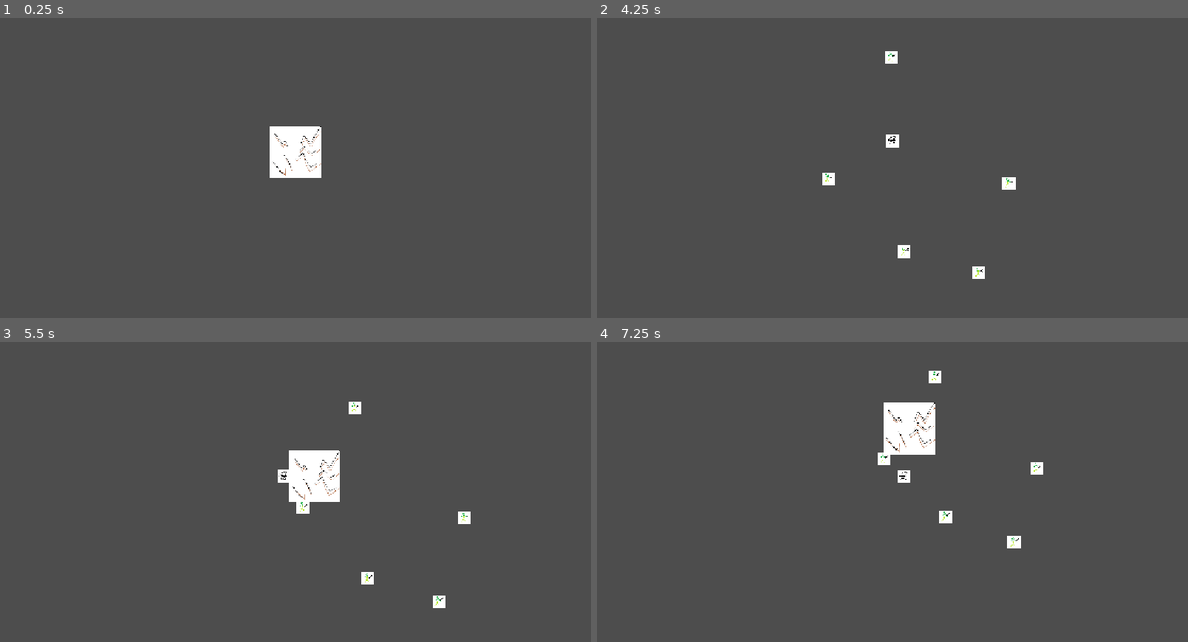
Above: before the commit, frames 1-4 (two rows, left to right).
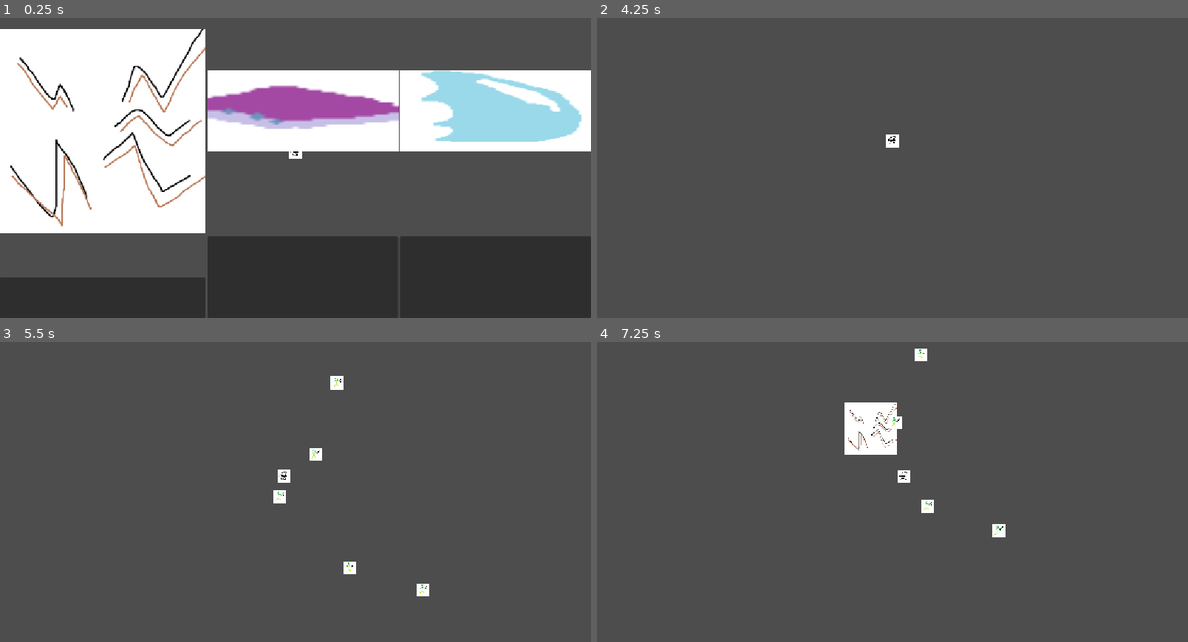
Above: after the commit, the same moments.

Repository: flowerFawn/XP-Based-Leveling
Game: Godot game, scene res://scenes/world.tscn
Two runs of this game, one before a commit and one after it. Both use one fixed random seed, a clock stepped at 60 frames per second and the inputs below. The engine's default icon, where the game draws it, is replaced by a stand-in: a white triangle on a blue panel in a dark square.
Inputs (mouse positions are in pixels of both pictures, inside the frame that each line leads up to):
- Up to frame 1 (0.25 s): no input
- Up to frame 2 (4.25 s): click (697, 297) at 0.52 s; tap Enter at 1.25 s; hold D (player_right) 1.28-2.03 s; hold S (player_down) 2.03-2.78 s; hold D (player_right) 2.78-3.53 s; hold W (player_up) from 3.53 s (still down)
- Up to frame 3 (5.5 s): release W (player_up) at 4.28 s; hold A (player_left) from 4.28 s (still down)
- Up to frame 4 (7.25 s): release A (player_left) at 5.78 s; hold S (player_down) 5.78-6.53 s; hold D (player_right) from 6.53 s (still down)

The runs differ from the first frame. In frame 1, 63% of the frame differs, in the area x 0-100%, y 3-100%; in frame 2, 0.5%; in frame 3, 2.2%; in frame 4, 3.0%.

Commit message:
basic menu for picking spells
doesn't tell you much about the spell, and needs a lot of polishing, but it works and that is the main thing

Diff:
--- /dev/null
+++ b/scenes/menu/spell_option_box.tscn
@@ -0,0 +1,29 @@
+[gd_scene load_steps=2 format=3 uid="uid://cs5x04qv7e47i"]
+
+[ext_resource type="Script" uid="uid://c7yn1pfg4o48w" path="res://scripts/spell_option_box.gd" id="1_yofxw"]
+
+[node name="SpellOptionBox" type="VBoxContainer" node_paths=PackedStringArray("name_label", "icon", "desc_label", "button")]
+size_flags_horizontal = 3
+script = ExtResource("1_yofxw")
+name_label = NodePath("SpellName")
+icon = NodePath("SpellIcon")
+desc_label = NodePath("SpellDesc")
+button = NodePath("SpellButton")
+
+[node name="SpellName" type="Label" parent="."]
+layout_mode = 2
+size_flags_vertical = 7
+
+[node name="SpellIcon" type="TextureRect" parent="."]
+layout_mode = 2
+size_flags_vertical = 7
+
+[node name="SpellDesc" type="Label" parent="."]
+layout_mode = 2
+size_flags_vertical = 7
+
+[node name="SpellButton" type="Button" parent="."]
+layout_mode = 2
+size_flags_vertical = 7
+
+[connection signal="pressed" from="SpellButton" to="." method="_on_spell_button_pressed"]
--- /dev/null
+++ b/scenes/menu/spell_option_menu.tscn
@@ -0,0 +1,14 @@
+[gd_scene load_steps=2 format=3 uid="uid://bol0i1wwwklsj"]
+
+[ext_resource type="Script" uid="uid://b56sq8u8n4g4d" path="res://scripts/spell_option_menu.gd" id="1_tpnae"]
+
+[node name="CanvasLayer" type="CanvasLayer"]
+
+[node name="SpellOptionMenu" type="HBoxContainer" parent="."]
+visible = false
+anchors_preset = 15
+anchor_right = 1.0
+anchor_bottom = 1.0
+grow_horizontal = 2
+grow_vertical = 2
+script = ExtResource("1_tpnae")
--- a/scenes/world.tscn
+++ b/scenes/world.tscn
@@ -1,27 +1,16 @@
-[gd_scene load_steps=4 format=3 uid="uid://dp1bn4tu70hr6"]
+[gd_scene load_steps=5 format=3 uid="uid://dp1bn4tu70hr6"]
 
+[ext_resource type="Script" uid="uid://b0pcojyqof33i" path="res://scenes/world_controller.gd" id="1_4wyf3"]
 [ext_resource type="PackedScene" uid="uid://dt2i2obb5kodu" path="res://scenes/character.tscn" id="1_nnsk1"]
 [ext_resource type="PackedScene" uid="uid://bedklbg6qvuot" path="res://scenes/game_controller.tscn" id="2_rwgxs"]
+[ext_resource type="PackedScene" uid="uid://bol0i1wwwklsj" path="res://scenes/menu/spell_option_menu.tscn" id="4_k0juu"]
 
-[sub_resource type="GDScript" id="GDScript_nnsk1"]
-resource_name = "quick world thing"
-script/source = "extends Node2D
-
-
-# Called when the node enters the scene tree for the first time.
-func _ready() -> void:
-	var rnd:RandomNumberGenerator = RandomNumberGenerator.new()
-	for x in range(0, 0):
-		var e:Enemy = Enemy.new_enemy(preload(\"uid://bg3osrk3a4ni5\"))
-		e.position = Vector2(rnd.randi_range(0, 1920), rnd.randi_range(0, 1080))
-		add_child(e, true)
-
-	GameInfo.projectile_holder = $ProjectileHolder
-	GameInfo.enemy_holder = $EnemyHolder
-"
-
-[node name="Node2D" type="Node2D"]
-script = SubResource("GDScript_nnsk1")
+[node name="WorldController" type="Node2D" node_paths=PackedStringArray("projectile_holder", "enemy_holder", "game_controller", "spell_option_menu")]
+script = ExtResource("1_4wyf3")
+projectile_holder = NodePath("ProjectileHolder")
+enemy_holder = NodePath("EnemyHolder")
+game_controller = NodePath("GameController")
+spell_option_menu = NodePath("SpellOptionMenu/SpellOptionMenu")
 
 [node name="CharacterBody2D" parent="." instance=ExtResource("1_nnsk1")]
 position = Vector2(1399, 1557)
@@ -31,3 +20,8 @@
 [node name="ProjectileHolder" type="Node2D" parent="."]
 
 [node name="EnemyHolder" type="Node2D" parent="."]
+
+[node name="SpellOptionMenu" parent="." instance=ExtResource("4_k0juu")]
+process_mode = 3
+
+[editable path="SpellOptionMenu"]
--- /dev/null
+++ b/scenes/world_controller.gd
@@ -0,0 +1,11 @@
+extends Node2D
+
+@export var projectile_holder:Node2D
+@export var enemy_holder:Node2D
+@export var game_controller:Node
+@export var spell_option_menu:SpellOptionMenu
+
+func _ready() -> void:
+	GameInfo.projectile_holder = projectile_holder
+	GameInfo.enemy_holder = enemy_holder
+	SpellShop.spell_option_menu = spell_option_menu
--- a/scripts/autoloads/spell_shop.gd
+++ b/scripts/autoloads/spell_shop.gd
@@ -1,4 +1,6 @@
 extends Node
+
+var spell_option_menu:SpellOptionMenu
 
 var spell_xp:float = 0:
 	set(value):
@@ -6,24 +8,43 @@
 		if spell_xp >= next_required_xp:
 			spell_xp -= next_required_xp
 			next_required_xp += 4
-			call_deferred(&"award_spell")
+			call_deferred(&"award_spell_option")
 var next_required_xp:float = 10
 var current_spell_pool:Array[Spell] = [load("uid://7vmgb80p33sl"),
 load("uid://ciomfgvjduepp"), load("uid://dh4308dsgb1xc")]
 
-func award_spell() -> void:
+##Not used outside of testing
+func award_random_spell() -> void:
 	#for now just fully random what spell you get
 	if current_spell_pool.is_empty():
 		return
-	var picked_spell_index:int = GameInfo.rnd.randi_range(0, len(current_spell_pool) - 1)
-	var new_spell:Spell = current_spell_pool.pop_at(picked_spell_index)
+	var new_spell:Spell = pop_random_spell()
 	GameInfo.player.add_spell(new_spell)
 	if new_spell.next_upgrade != null:
 		add_spell_to_pool(new_spell.next_upgrade)
+
+func get_random_spell() -> Spell:
+	var picked_spell_index:int = GameInfo.rnd.randi_range(0, len(current_spell_pool) - 1)
+	return current_spell_pool[picked_spell_index]
+
+func pop_random_spell() -> Spell:
+	var picked_spell_index:int = GameInfo.rnd.randi_range(0, len(current_spell_pool) - 1)
+	return current_spell_pool.pop_at(picked_spell_index)
+
 
 func add_spell_to_pool(spell:Spell) -> void:
 	current_spell_pool.append(spell)
 
 func _ready() -> void:
 	await get_tree().process_frame
-	award_spell()
+	award_spell_option()
+
+func give_spell(spell:Spell):
+	current_spell_pool.erase(spell)
+	GameInfo.player.add_spell(spell)
+	if spell.next_upgrade != null:
+		add_spell_to_pool(spell.next_upgrade)
+
+#currently always gives 3, maybe change the count?
+func award_spell_option() -> void:
+	spell_option_menu.show_spell_options([get_random_spell(), get_random_spell(), get_random_spell()])
--- a/scripts/projectile.gd
+++ b/scripts/projectile.gd
@@ -42,6 +42,7 @@
 
 func _physics_process(delta: float) -> void:
 	var direction:Vector2 = get_direction()
+	rotation = direction.angle()
 	move(direction * active_speed)
 
 func get_direction() -> Vector2:
--- /dev/null
+++ b/scripts/spell_option_box.gd
@@ -0,0 +1,17 @@
+extends VBoxContainer
+class_name SpellOptionBox
+
+signal spell_picked(spell:Spell)
+
+@export var name_label:Label
+@export var icon:TextureRect
+@export var desc_label:Label
+@export var button:Button
+var represents_spell:Spell
+
+func set_spell(spell:Spell):
+	represents_spell = spell
+	icon.texture = spell.texture
+
+func _on_spell_button_pressed() -> void:
+	emit_signal("spell_picked", represents_spell)
--- /dev/null
+++ b/scripts/spell_option_menu.gd
@@ -0,0 +1,20 @@
+extends HBoxContainer
+class_name SpellOptionMenu
+const SPELL_OPTION_BOX:PackedScene = preload("uid://cs5x04qv7e47i")
+
+func show_spell_options(spells:Array[Spell]) -> void:
+	get_tree().paused = true
+	var new_spell_option_box:SpellOptionBox
+	visible = true
+	for spell:Spell in spells:
+		new_spell_option_box = SPELL_OPTION_BOX.instantiate()
+		new_spell_option_box.set_spell(spell)
+		new_spell_option_box.spell_picked.connect(spell_chosen)
+		add_child(new_spell_option_box)
+
+func spell_chosen(spell:Spell):
+	for child in get_children():
+		child.queue_free()
+	SpellShop.give_spell(spell)
+	visible = false
+	get_tree().paused = false
Not shown, added: scenes/world_controller.gd.uid
Not shown, added: scripts/spell_option_box.gd.uid
Not shown, added: scripts/spell_option_menu.gd.uid
